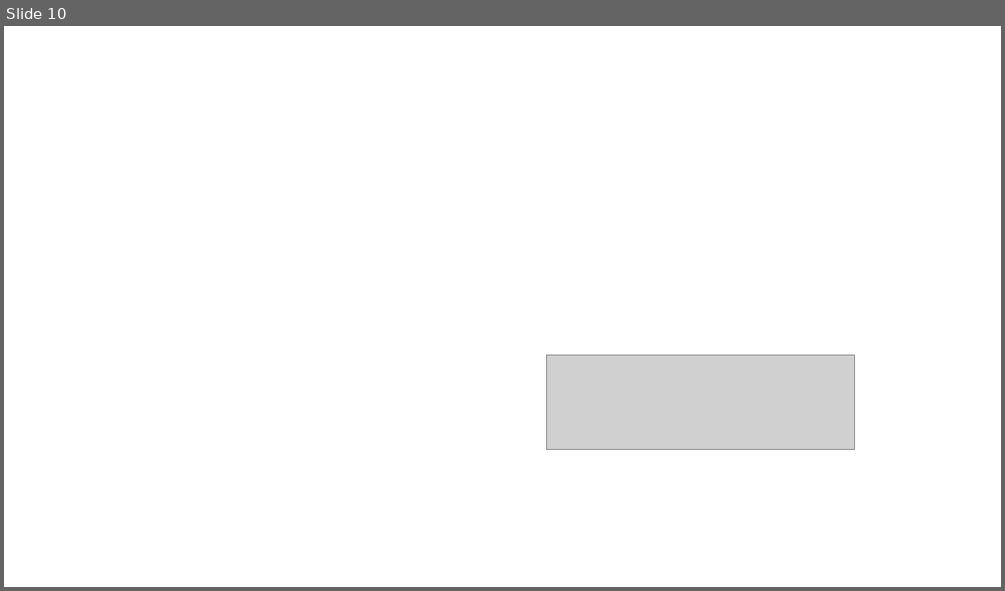
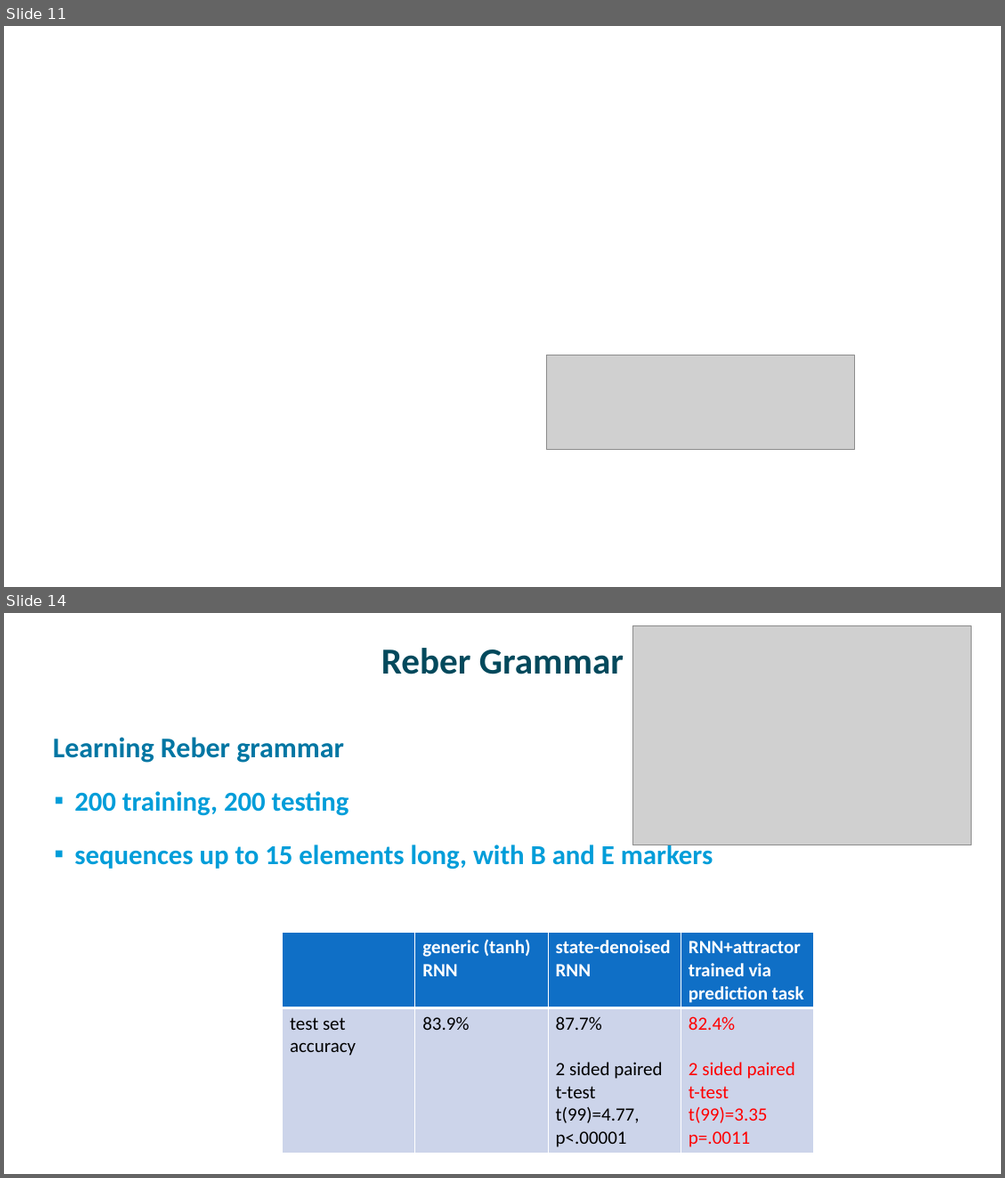
Before and after one commit to mcmozer/State_Denoised_RNN, a slide deck: talks/StateDenoisedRNNs.pptx. Shown one above the other, each under a label of ours: slide 10 before the commit, slides 11 and 14 after it; the slides between them are not shown. The pictures are 1005x591 and 1005x1178 pixels, drawn with LibreOffice and Linux fonts; fonts in the diff are those of the drawing; grey boxes stand for pictures. Boxes give left, top, right and bottom in pixels: in the first picture for what was removed or moved away, otherwise in the second. Text is boxed around its words. In the diff, an @@ line names an element or a change of style, - is before the commit and + after.

Commit message:
added options for both reber and kazakov fsms

```diff
--- a/talks/StateDenoisedRNNs.pptx
+++ b/talks/StateDenoisedRNNs.pptx
@@ slide 14 added at (4,613,1001,1174), background #FFFFFF @@
@@ picture added at (633,625,971,845) @@
@@ title added at (381,648,623,674), 35.3 pt, text #03495C, bold @@
+Reber Grammar
@@ text added at (53,737,712,869), 26.5 pt, text #009DD9, bold @@
+✓ Learning Reber grammar
+  ▪ 200 training, 200 testing
+  ▪ sequences up to 15 elements long, with B and E markers
@@ table added at (283,933,815,1151), 2 rows, 4 columns @@
+ | generic (tanh) RNN | state-denoised RNN | RNN+attractor trained via prediction task
+test set accuracy | 83.9% | 87.7% / 2 sided paired t-test t(99)=4.77, p<.00001 | 82.4% / 2 sided paired t-test / t(99)=3.35 / p=.0011
@@ what was slide 10 is now slide 11 @@
```
Also in this commit, not shown: 2 slides changed, 2 other slides added, 10 other files.
